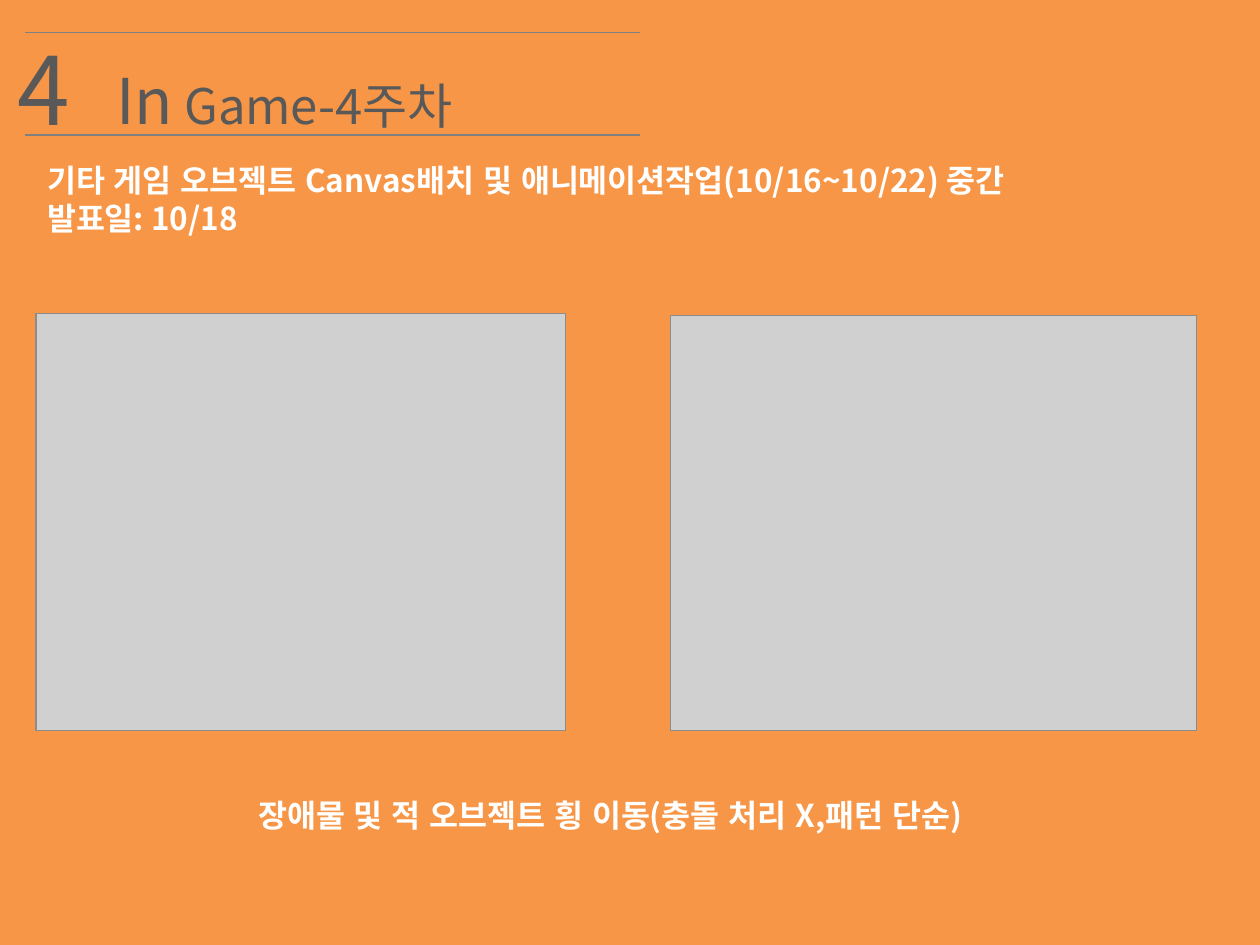
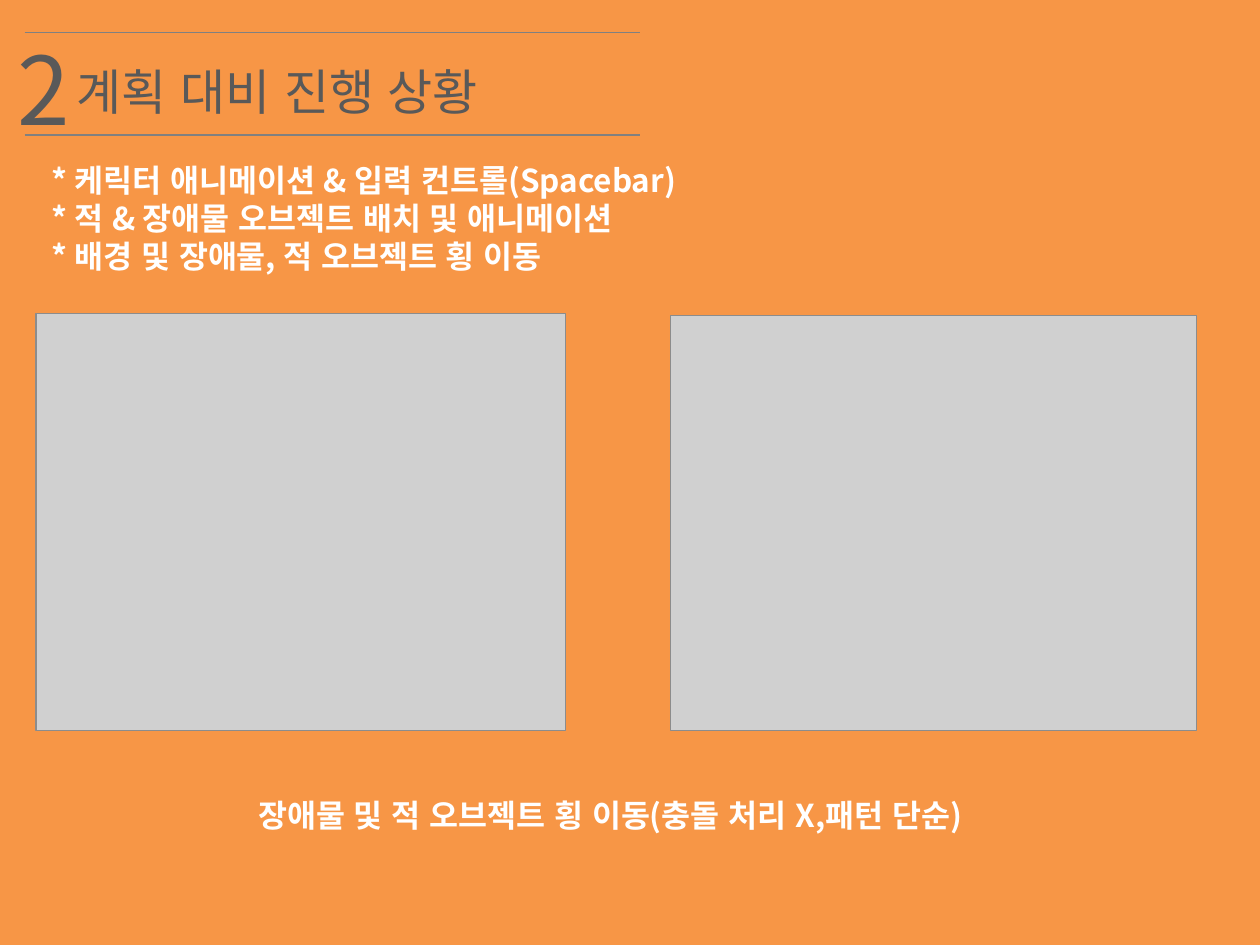
Before and after one commit to True-right-circle/2D-Gameprograming-homework, a slide deck: slide 3 of 2D게임프로그래밍 Term_Project 중간 2012182042 진우원.pptx (slide 9 before the commit). Drawn at 1260x945 pixels with LibreOffice and Linux fonts; fonts in the diff are those of the drawing; grey boxes stand for pictures. Boxes give left, top, right and bottom in pixels: in the first picture for what was removed or moved away, otherwise in the second. Text is boxed around its words. In the diff, an @@ line names an element or a change of style, - is before the commit and + after.

Commit message:
중간발표 ppt 수정본

```diff
--- a/2D게임프로그래밍 Term_Project 중간 2012182042 진우원.pptx
+++ b/2D게임프로그래밍 Term_Project 중간 2012182042 진우원.pptx
@@ text at [17, 32, 69, 136]: text changed @@
-4
+2
@@ text at [77, 69, 478, 114]: text changed @@
-In Game-4주차
+계획 대비 진행 상황
@@ text removed at [47, 165, 1005, 236] @@
-기타 게임 오브젝트 Canvas배치 및 애니메이션작업(10/16~10/22) 중간 발표일: 10/18
@@ text added at [74, 165, 676, 275], 18 pt, text #FFFFFF, bold @@
+* 케릭터 애니메이션 & 입력 컨트롤(Spacebar)
+* 적 & 장애물 오브젝트 배치 및 애니메이션
+* 배경 및 장애물, 적 오브젝트 횡 이동
```
Also in this commit, not shown: 2 other slides changed, 6 slides removed.
